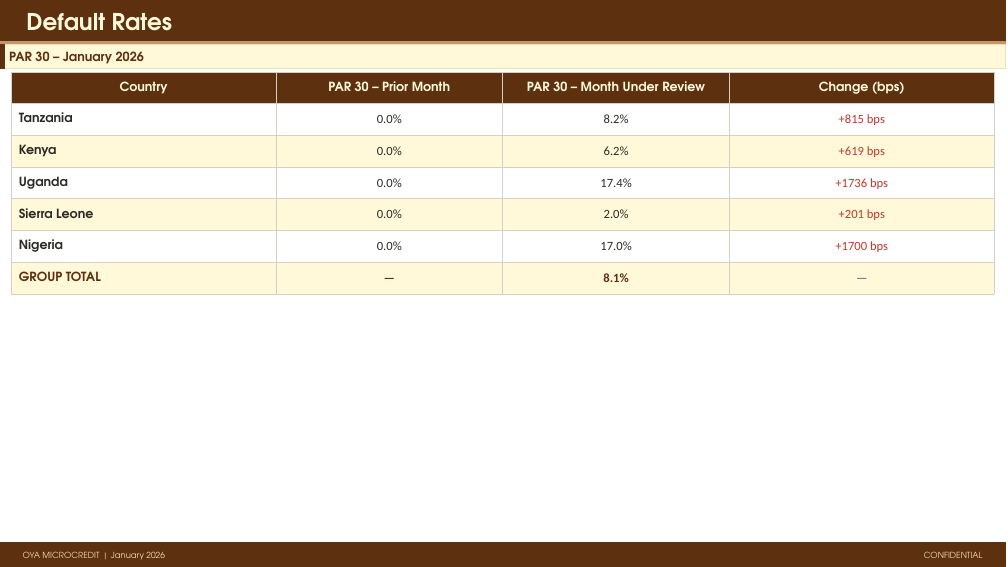
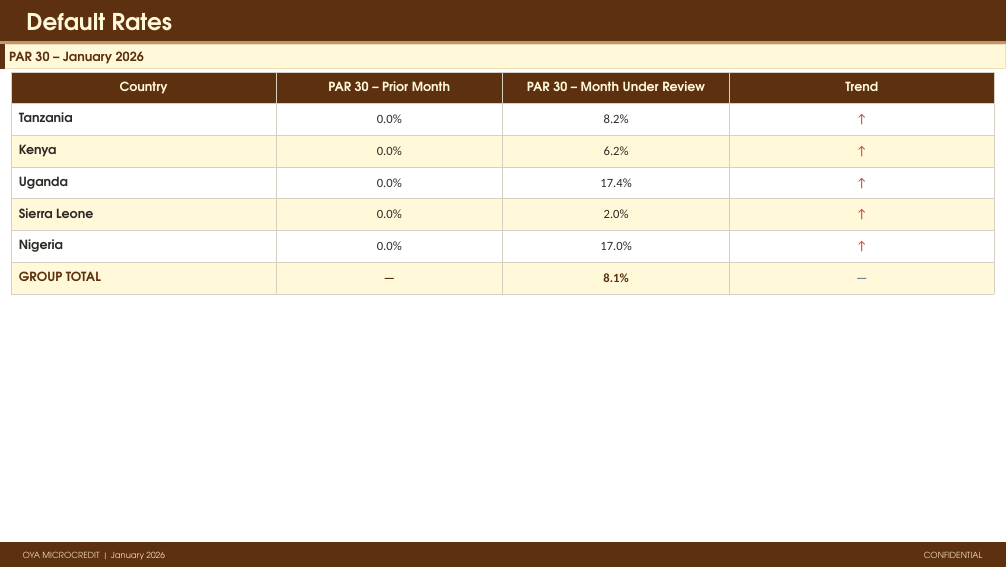
Before and after one commit to ikyei/oya-monthly, a slide deck: slide 8 of reports/2026-01.pptx. Drawn at 1008x567 pixels with LibreOffice and Linux fonts; fonts in the diff are those of the drawing. Boxes give left, top, right and bottom in pixels: in the first picture for what was removed or moved away, otherwise in the second. Text is boxed around its words. In the diff, an @@ line names an element or a change of style, - is before the commit and + after.

```diff
--- a/reports/2026-01.pptx
+++ b/reports/2026-01.pptx
@@ table at box(11, 72, 994, 286) @@
-row 1, column 4: Change (bps)
+row 1, column 4: Trend
-row 2, column 4: +815 bps
+row 2, column 4: ↑
-row 3, column 4: +619 bps
+row 3, column 4: ↑
-row 4, column 4: +1736 bps
+row 4, column 4: ↑
-row 5, column 4: +201 bps
+row 5, column 4: ↑
-row 6, column 4: +1700 bps
+row 6, column 4: ↑
```
Also in this commit, not shown: 3 other slides changed, 1 other file.
